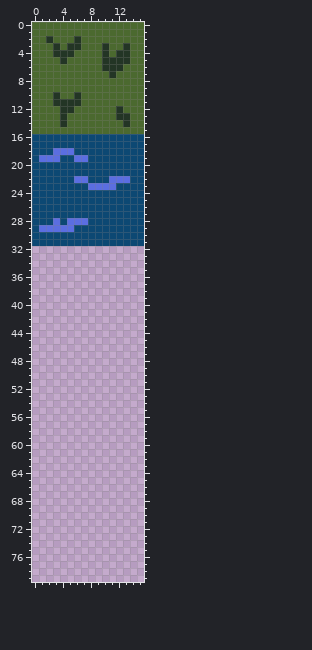
Sprite sheet: assets/terrain_sheet.png. Above, as it was before the edit.
The file is 16x80 pixels.
After:
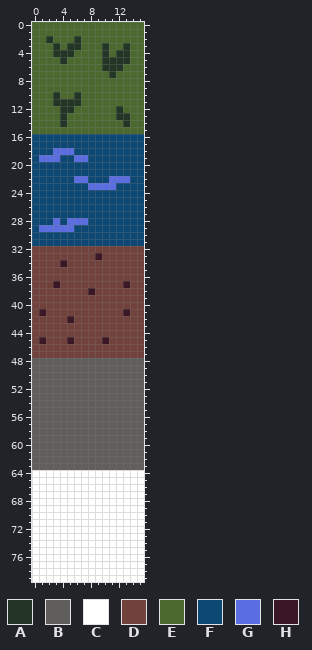
Palette (. is transparent): A #233525  B #605e5c  C #ffffff  D #71413b  E #4b692f  F #0c4873  G #5b6ee1  H #3b1725
The exact change:
@@ x 0..15 @@
 31 FFFFFFFFFFFFFFFF
-32 ................
-33 ................
-34 ................
-35 ................
-36 ................
-37 ................
-38 ................
-39 ................
-40 ................
-41 ................
-42 ................
-43 ................
-44 ................
-45 ................
-46 ................
-47 ................
-48 ................
-49 ................
-50 ................
-51 ................
-52 ................
-53 ................
-54 ................
-55 ................
-56 ................
-57 ................
-58 ................
-59 ................
-60 ................
-61 ................
-62 ................
-63 ................
-64 ................
-65 ................
-66 ................
-67 ................
-68 ................
-69 ................
-70 ................
-71 ................
-72 ................
-73 ................
-74 ................
-75 ................
-76 ................
-77 ................
-78 ................
-79 ................
+32 DDDDDDDDDDDDDDDD
+33 DDDDDDDDDHDDDDDD
+34 DDDDHDDDDDDDDDDD
+35 DDDDDDDDDDDDDDDD
+36 DDDDDDDDDDDDDDDD
+37 DDDHDDDDDDDDDHDD
+38 DDDDDDDDHDDDDDDD
+39 DDDDDDDDDDDDDDDD
+40 DDDDDDDDDDDDDDDD
+41 DHDDDDDDDDDDDHDD
+42 DDDDDHDDDDDDDDDD
+43 DDDDDDDDDDDDDDDD
+44 DDDDDDDDDDDDDDDD
+45 DHDDDHDDDDHDDDDD
+46 DDDDDDDDDDDDDDDD
+47 DDDDDDDDDDDDDDDD
+48 BBBBBBBBBBBBBBBB
+49 BBBBBBBBBBBBBBBB
+50 BBBBBBBBBBBBBBBB
+51 BBBBBBBBBBBBBBBB
+52 BBBBBBBBBBBBBBBB
+53 BBBBBBBBBBBBBBBB
+54 BBBBBBBBBBBBBBBB
+55 BBBBBBBBBBBBBBBB
+56 BBBBBBBBBBBBBBBB
+57 BBBBBBBBBBBBBBBB
+58 BBBBBBBBBBBBBBBB
+59 BBBBBBBBBBBBBBBB
+60 BBBBBBBBBBBBBBBB
+61 BBBBBBBBBBBBBBBB
+62 BBBBBBBBBBBBBBBB
+63 BBBBBBBBBBBBBBBB
+64 CCCCCCCCCCCCCCCC
+65 CCCCCCCCCCCCCCCC
+66 CCCCCCCCCCCCCCCC
+67 CCCCCCCCCCCCCCCC
+68 CCCCCCCCCCCCCCCC
+69 CCCCCCCCCCCCCCCC
+70 CCCCCCCCCCCCCCCC
+71 CCCCCCCCCCCCCCCC
+72 CCCCCCCCCCCCCCCC
+73 CCCCCCCCCCCCCCCC
+74 CCCCCCCCCCCCCCCC
+75 CCCCCCCCCCCCCCCC
+76 CCCCCCCCCCCCCCCC
+77 CCCCCCCCCCCCCCCC
+78 CCCCCCCCCCCCCCCC
+79 CCCCCCCCCCCCCCCC
Boxes around the changes in both pictures, in picture pixels (x1, y1, x2, y2):
added: (32, 246, 144, 582)
